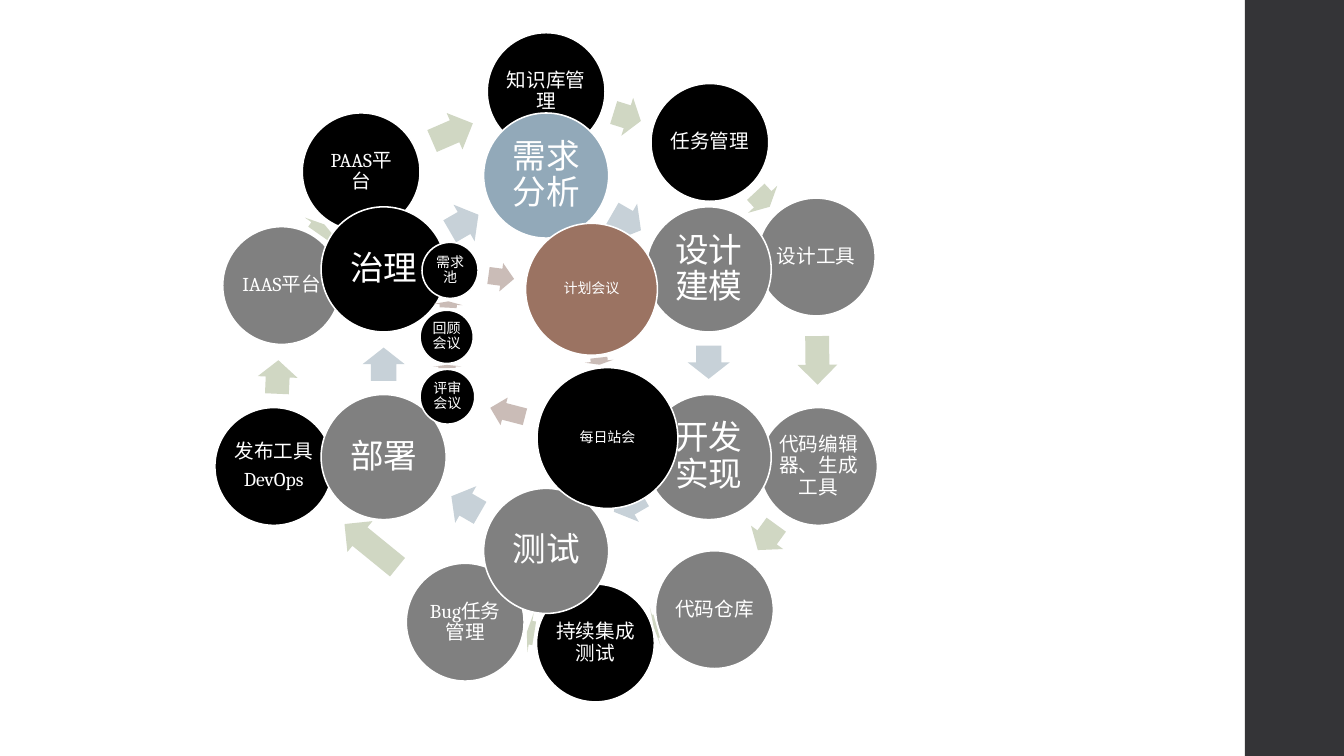
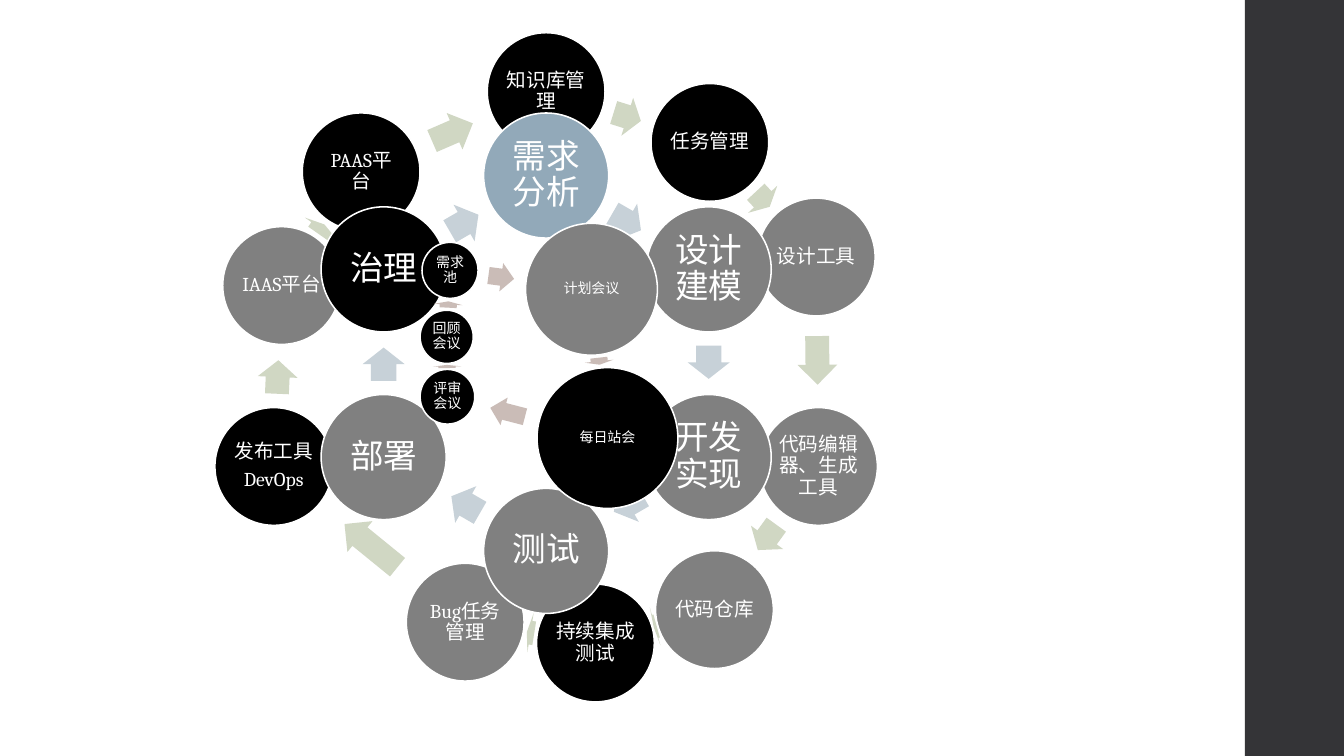
Before and after one commit to LeeRenbo/learn-xmind, a slide deck: slide 10 of 互联网思维落地.pptx (slide 11 before the commit). Drawn at 1344x756 pixels with LibreOffice and Linux fonts; fonts in the diff are those of the drawing. Boxes give left, top, right and bottom in pixels: in the first picture for what was removed or moved away, otherwise in the second. Text is boxed around its words. In the diff, an @@ line names an element or a change of style, - is before the commit and + after.

```diff
--- a/互联网思维落地.pptx
+++ b/互联网思维落地.pptx
@@ ellipse at (525, 224, 657, 356): fill #9B7362 to #808080 @@
```
Also in this commit, not shown: 5 other slides changed, 5 slides added, 3 slides removed.
